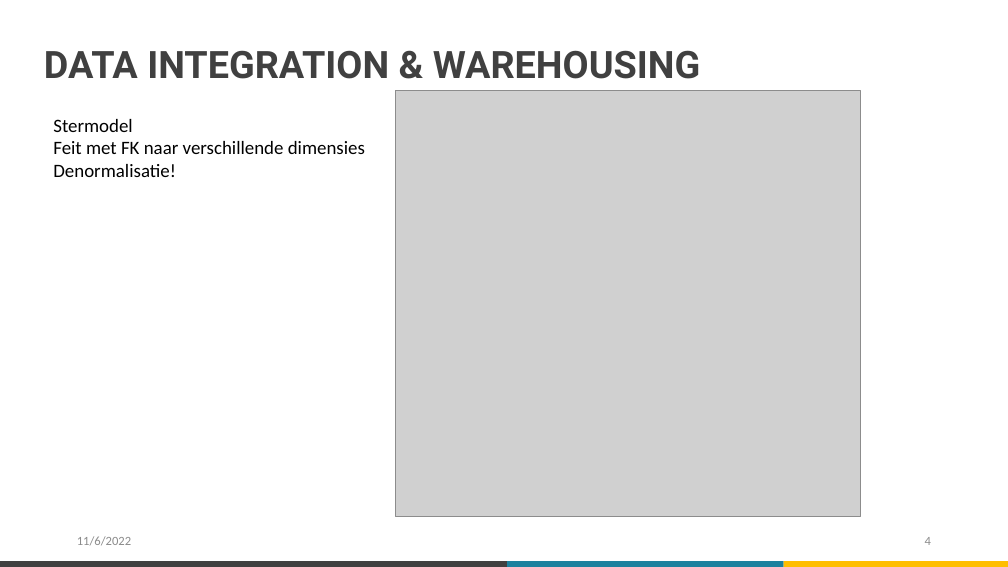
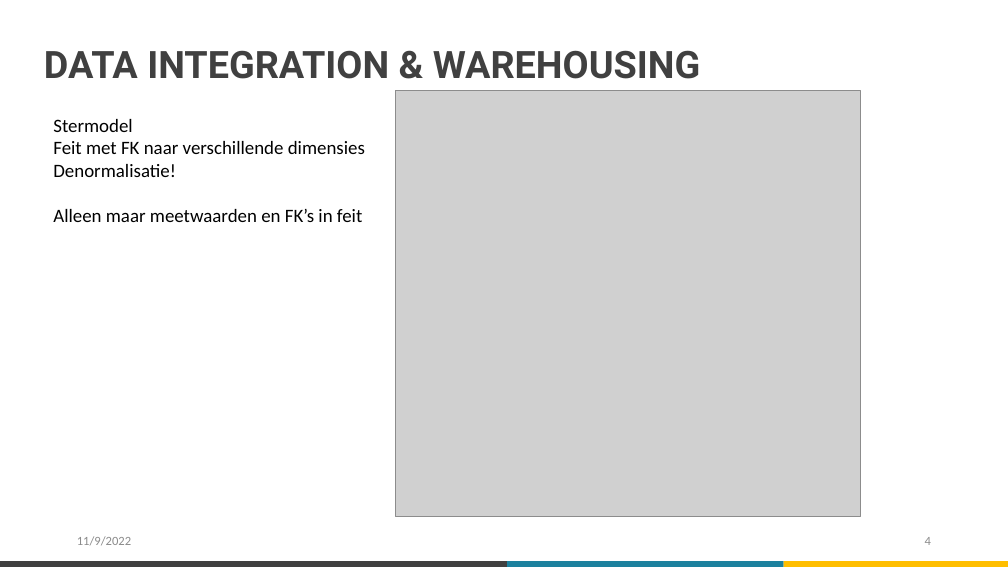
Before and after one commit to maximderboven/datawarehouse, a slide deck: slide 4 of Presentatie.pptx. Drawn at 1008x567 pixels with LibreOffice and Linux fonts; fonts in the diff are those of the drawing; grey boxes stand for pictures. Boxes give left, top, right and bottom in pixels: in the first picture for what was removed or moved away, otherwise in the second. Text is boxed around its words. In the diff, an @@ line names an element or a change of style, - is before the commit and + after.

```diff
--- a/Presentatie.pptx
+++ b/Presentatie.pptx
@@ text at bbox=[53, 209, 362, 222]: paragraph added @@
+Alleen maar meetwaarden en FK’s in feit
@@ text at bbox=[77, 536, 131, 545]: text changed @@
-11/6/2022
+11/9/2022
```
Also in this commit, not shown: 5 other slides changed, 1 slide removed.
